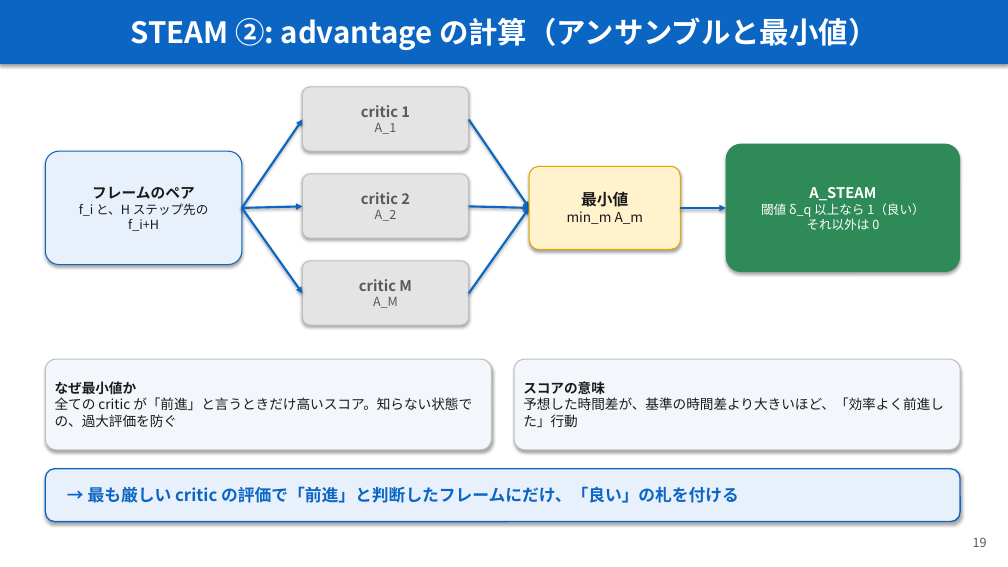
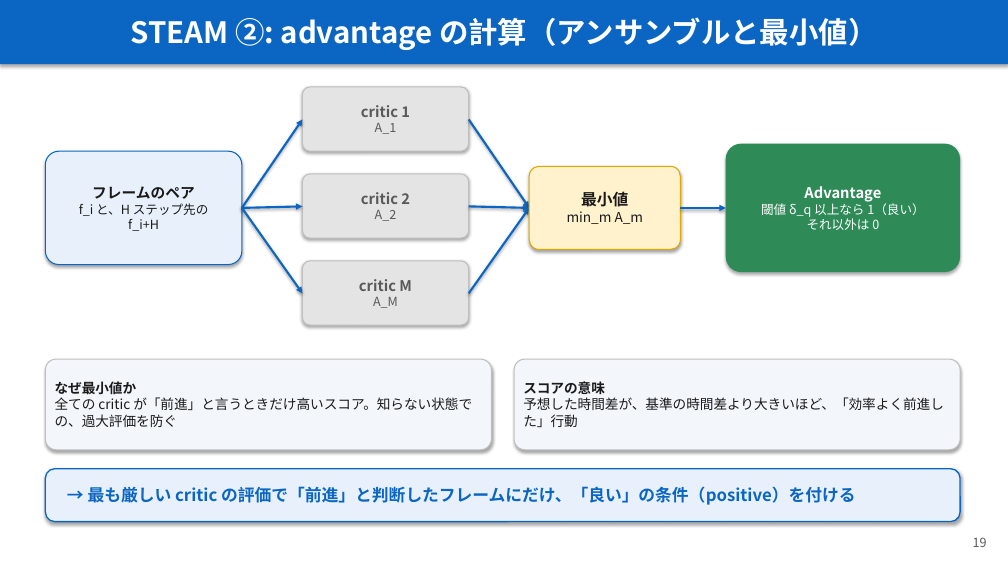
Before and after one commit to Junhand/libero_RL, a slide deck: slide 19 of docs/RECAP_STEAM_RLToken.pptx. Drawn at 1008x567 pixels with LibreOffice and Linux fonts; fonts in the diff are those of the drawing. Boxes give left, top, right and bottom in pixels: in the first picture for what was removed or moved away, otherwise in the second. Text is boxed around its words. In the diff, an @@ line names an element or a change of style, - is before the commit and + after.

```diff
--- a/docs/RECAP_STEAM_RLToken.pptx
+++ b/docs/RECAP_STEAM_RLToken.pptx
@@ text in rounded rectangle at <box>804,186,881,202</box>: text changed @@
-A_STEAM
+Advantage
@@ text in rounded rectangle at <box>88,486,855,505</box>: text changed @@
-→ 最も厳しい critic の評価で「前進」と判断したフレームにだけ、「良い」の札を付ける
+→ 最も厳しい critic の評価で「前進」と判断したフレームにだけ、「良い」の条件（positive）を付ける
```
Also in this commit, not shown: 14 other slides changed, 1 other file.
